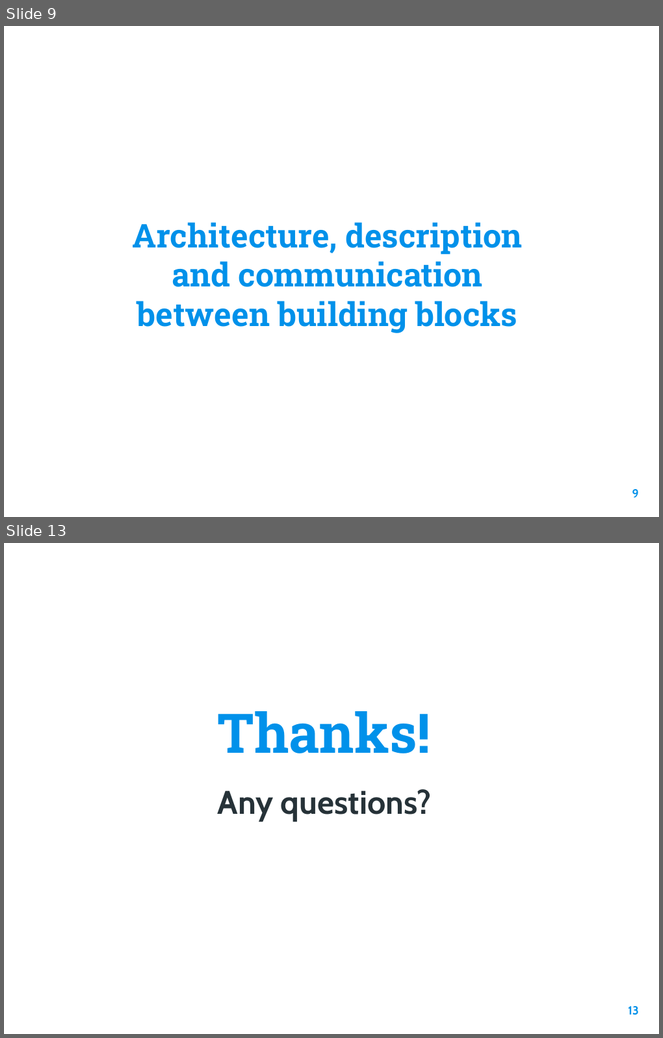
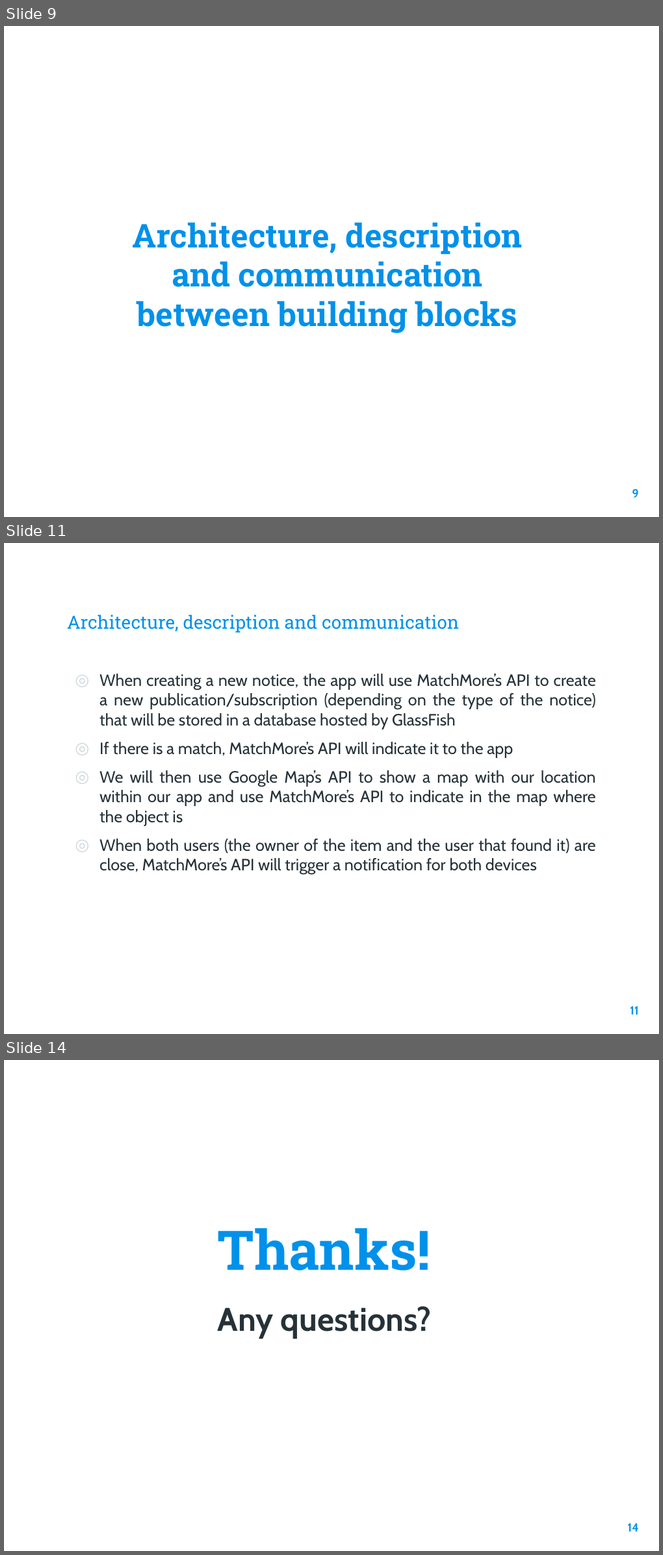
Before and after one commit to hkeopras/Lost-Found, a slide deck: Phase 1/Slides.pptx. Shown one above the other, each under a label of ours: slides 9 and 13 before the commit, slides 9, 11 and 14 after it; the slides between them are not shown. The pictures are 663x1038 and 663x1555 pixels, drawn with LibreOffice and Linux fonts; fonts in the diff are those of the drawing; background and template pictures are left out. Boxes give left, top, right and bottom in pixels: in the first picture for what was removed or moved away, otherwise in the second. Text is boxed around its words. In the diff, an @@ line names an element or a change of style, - is before the commit and + after.

```diff
--- a/Phase 1/Slides.pptx
+++ b/Phase 1/Slides.pptx
@@ slide 11 added at (4,543,659,1034), background picture (left out) @@
@@ title added at (67,615,459,633), 20 pt, text #0091EA @@
+Architecture, description and communication
@@ text added at (100,674,596,875), 18 pt, text #263238 @@
+◎ When creating a new notice, the app will use MatchMore’s API to create a new publication/subscription (depending on the type of the notice) that will be stored in a database hosted by GlassFish
+◎ If there is a match, MatchMore’s API will indicate it to the app
+◎ We will then use Google Map’s API to show a map with our location within our app and use MatchMore’s API to indicate in the map where the object is
+◎ When both users (the owner of the item and the user that found it) are close, MatchMore’s API will trigger a notification for both devices
@@ page number added at (630,1006,638,1015), 13 pt, text #0091EA, bold @@
+11
@@ what was slide 13 is now slide 14 @@
@@ page number at (628,1523,639,1532): text changed @@
-13
+14
```
Also in this commit, not shown: 4 slides changed, 1 other slide added, 1 slide removed.
